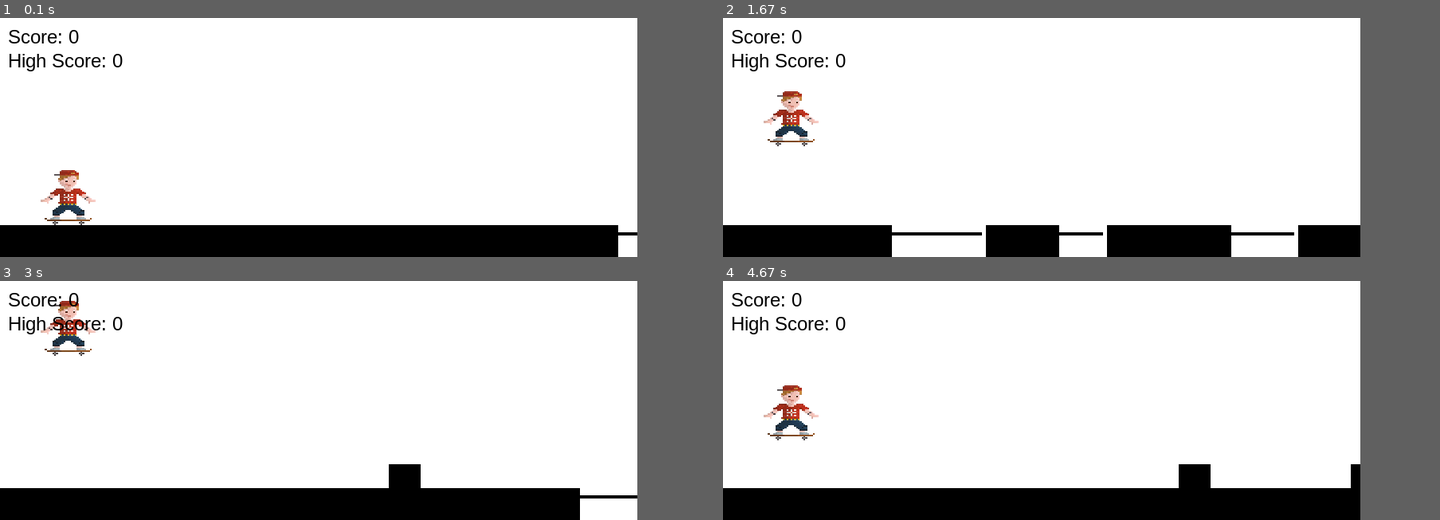
Above: before the commit, frames 1-4 (two rows, left to right).
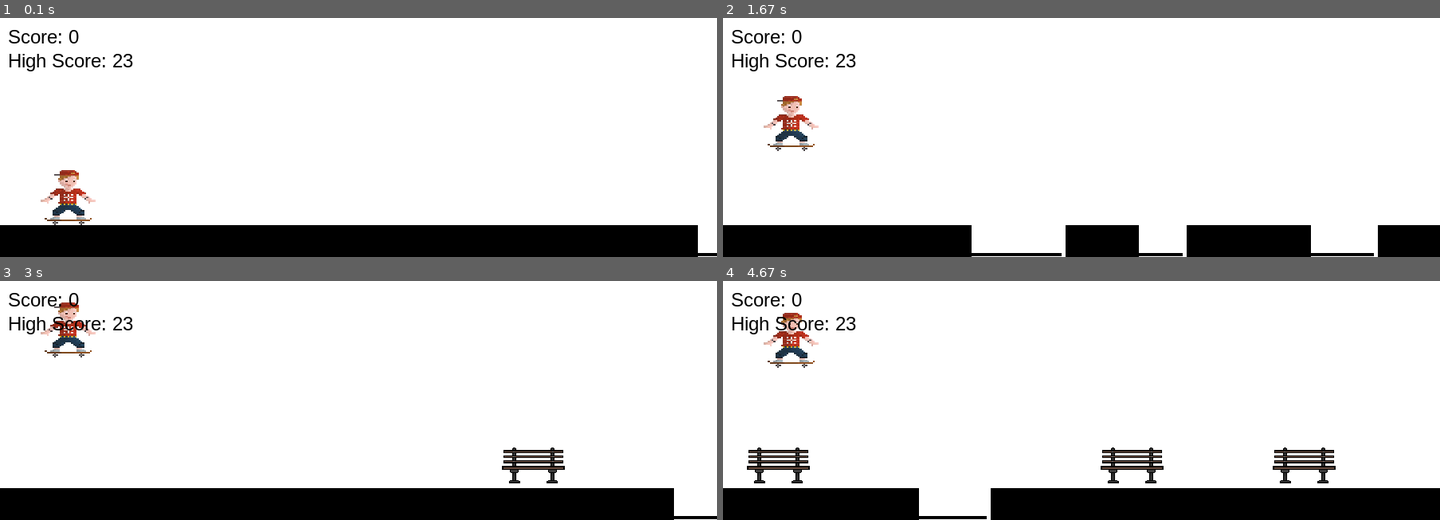
Above: after the commit, the same moments.

Repository: TheAnswer16/pygame-computer-science
Game: pygame game, started from main_game.py
Same seed, same stepped clock (60 frames per second), same inputs: the game is played once before the commit and once after it.
Inputs:
- Up to frame 1 (0.1 s): no input
- Up to frame 2 (1.67 s): hold Up 0.33-0.8 s; hold Up 0.83-1.2 s; hold Up from 1.57 s (still down)
- Up to frame 3 (3 s): release Up at 1.93 s; hold Up 1.97-2.27 s; hold Up from 2.7 s (still down)
- Up to frame 4 (4.67 s): release Up at 3 s; hold Up 3.43-3.73 s; hold Up 4.17-4.47 s; hold Up from 4.5 s (still down)
The window is 800x300 before the commit and 900x300 after it. Grey fills any space a smaller window leaves; there, only what the larger window draws over its background counts as a difference.

The runs differ from the first frame. In frame 1, 1.6% of the frame differs, in the area x 15-100%, y 15-100%; in frame 2, 8.1%, in the area x 5-100%, y 15-100%; in frame 3, 3.3%; in frame 4, 6.5%.

Commit message:
some modifies

Diff:
--- a/main_game.py
+++ b/main_game.py
@@ -4,7 +4,7 @@
 
 # Inicialização
 pygame.init()
-WIDTH, HEIGHT = 800, 300
+WIDTH, HEIGHT = 900, 300
 SCREEN = pygame.display.set_mode((WIDTH, HEIGHT))
 pygame.display.set_caption("Skater Run")
 clock = pygame.time.Clock()
@@ -17,6 +17,7 @@
 
 # Carregar imagem do skatista
 SKATER_IMG = pygame.image.load("assets/skater_running.png").convert_alpha()
+BENCH_IMG =  pygame.image.load("assets/bench.png").convert_alpha()
 
 class Skater:
     def __init__(self):
@@ -26,8 +27,8 @@
         self.x = 50
         self.y = GROUND_Y - self.height
         self.velocity = 0
-        self.gravity = 0.6
-        self.jump_strength = -20
+        self.gravity = 0.7
+        self.jump_strength = -26
         self.is_jumping = False
 
     def update(self):
@@ -57,15 +58,16 @@
 
 class Banco(Obstacle):
     def __init__(self):
-        self.width = 40
-        self.height = 30
-        self.rect = pygame.Rect(WIDTH, GROUND_Y - self.height, self.width, self.height)
+        self.image = pygame.transform.scale(BENCH_IMG, (90, 80))
+        self.width = self.image.get_width()
+        self.height = self.image.get_height()
+        self.rect = pygame.Rect(WIDTH, GROUND_Y - self.height + 12, self.width, self.height)
 
     def update(self, speed):
         self.rect.x -= speed
 
     def draw(self, surface):
-        pygame.draw.rect(surface, BLACK, self.rect)
+       surface.blit(self.image, self.rect)
 
     def collides_with(self, skater_rect):
         return self.rect.colliderect(skater_rect)
@@ -82,7 +84,7 @@
         self.x -= speed
 
     def draw(self, surface):
-        pygame.draw.line(surface, BLACK, (self.x, GROUND_Y + 10), (self.x + self.width, GROUND_Y + 10), 4)
+        pygame.draw.line(surface, BLACK, (self.x, GROUND_Y + 36), (self.x + self.width, GROUND_Y + 36), 4)
 
     def collides_with(self, skater_rect):
         return (
@@ -94,13 +96,36 @@
     def is_off_screen(self):
         return self.x + self.width < 0
 
+
+class HighScoreManager:
+
+
+    def get_high_score():
+
+        import configparser
+        cfg = configparser.ConfigParser()
+        cfg.read("settings.ini")
+        return cfg.getint("screen", "high_score", fallback=0)
+
+    def set_high_score(score):
+        import configparser
+        cfg = configparser.ConfigParser()
+        cfg.read("settings.ini")
+        if not cfg.has_section("screen"):
+            cfg.add_section("screen")
+        cfg.set("screen", "high_score", str(score))
+        with open("settings.ini", "w") as configfile:
+            cfg.write(configfile)
+
+
 class Game:
+
     def __init__(self):
         self.skater = Skater()
         self.obstacles = []
         self.platforms = [pygame.Rect(0, GROUND_Y, WIDTH, 40)]
         self.score = 0
-        self.high_score = 0
+        self.high_score = HighScoreManager.get_high_score()
         self.speed = 6
 
     def reset(self):
@@ -160,6 +185,7 @@
                 obs.draw(SCREEN)
                 if obs.collides_with(skater_rect):
                     self.high_score = max(self.score, self.high_score)
+                    HighScoreManager.set_high_score(self.high_score)
                     self.reset()
                     break
                 if obs.is_off_screen():
--- /dev/null
+++ b/settings.ini
@@ -0,0 +1,2 @@
+[screen]
+high_score = 23
Binary file added: assets/bench.png
